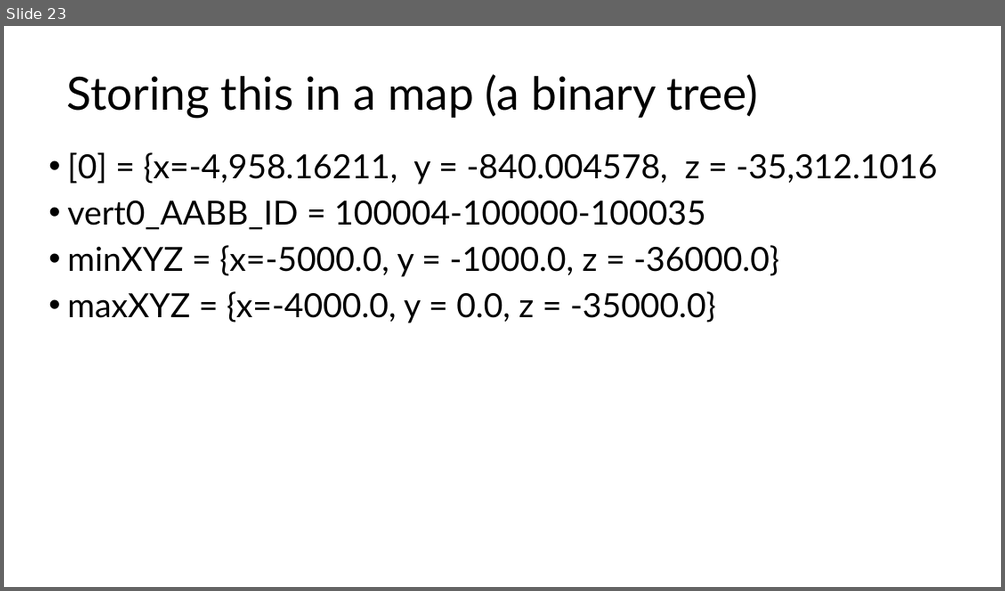
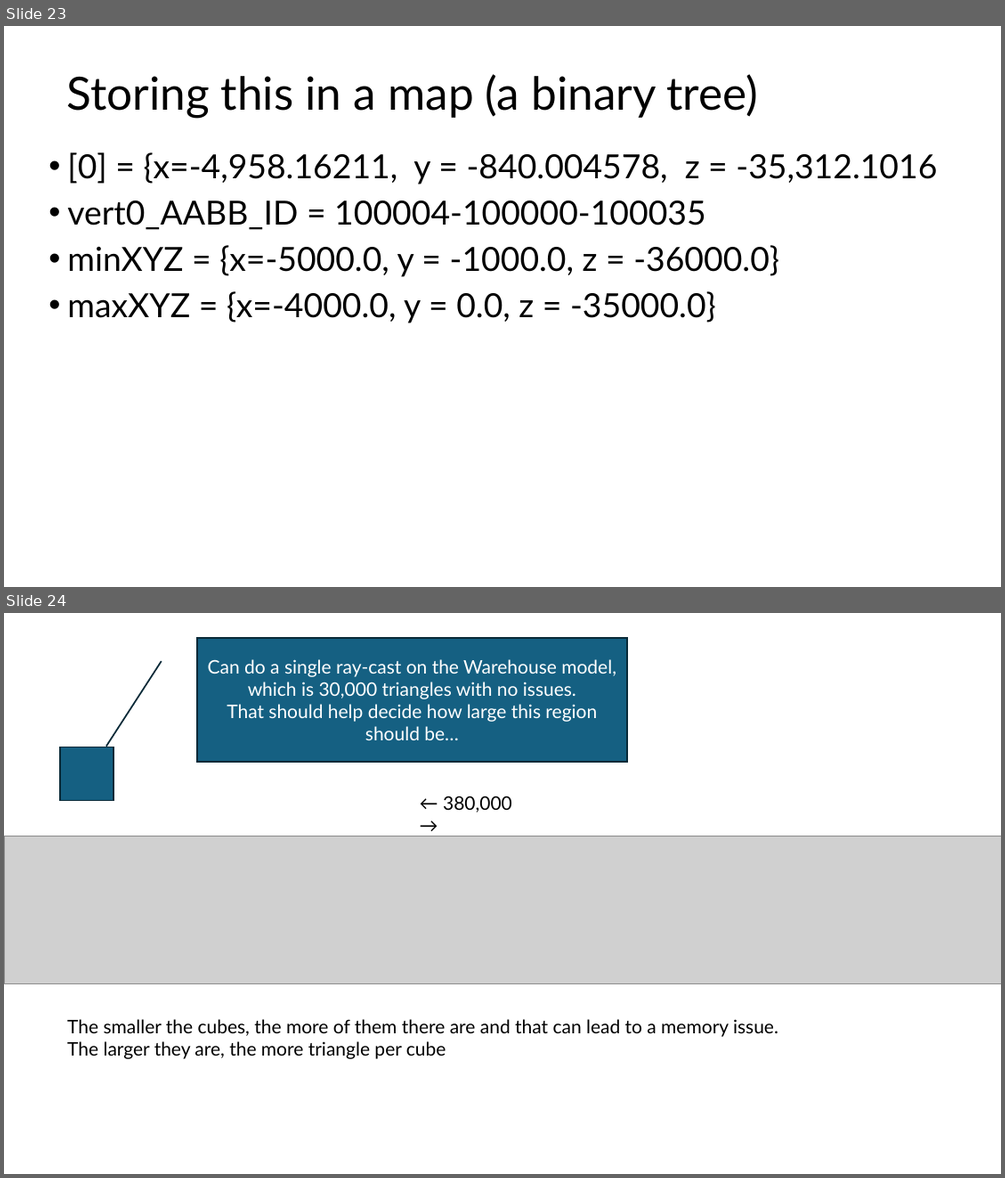
Before and after one commit to FeeneyCodes/GDP202425, a slide deck: 6019_Phys_1/D2D/W10/Broad_vs_Narrow.pptx. Shown one above the other, each under a label of ours: slide 23 before the commit, slides 23 and 24 after it. The pictures are 1005x591 and 1005x1178 pixels, drawn with LibreOffice and Linux fonts; fonts in the diff are those of the drawing; grey boxes stand for pictures. Boxes give left, top, right and bottom in pixels: in the first picture for what was removed or moved away, otherwise in the second. Text is boxed around its words. In the diff, an @@ line names an element or a change of style, - is before the commit and + after.

```diff
--- a/6019_Phys_1/D2D/W10/Broad_vs_Narrow.pptx
+++ b/6019_Phys_1/D2D/W10/Broad_vs_Narrow.pptx
@@ slide 24 added at [4, 613, 1001, 1174], background #FFFFFF @@
@@ border callout added at [197, 638, 627, 761], fill #156082, outline #092A39 1.5 pt, 18 pt, text #FFFFFF @@
+Can do a single ray-cast on the Warehouse model, which is 30,000 triangles with no issues.
+That should help decide how large this region should be…
@@ rectangle added at [60, 747, 113, 800], fill #156082, outline #092A39 1.5 pt @@
@@ text added at [443, 795, 512, 812], 18 pt, text #000000 @@
+← 380,000 →
@@ picture added at [4, 835, 1001, 984] @@
@@ text added at [67, 1019, 778, 1059], 18 pt, text #000000 @@
+The smaller the cubes, the more of them there are and that can lead to a memory issue.
+The larger they are, the more triangle per cube
```
Also in this commit, not shown: 9 other slides added, 2 other files.
